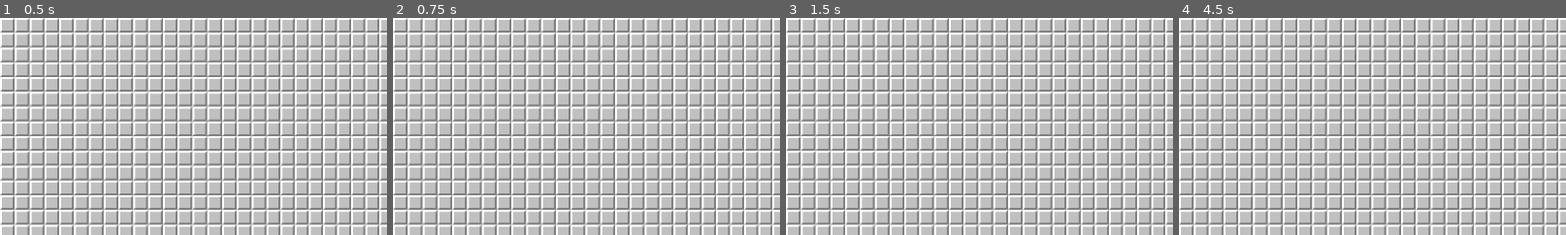
Above: before the commit, frames 1-4 (left to right).
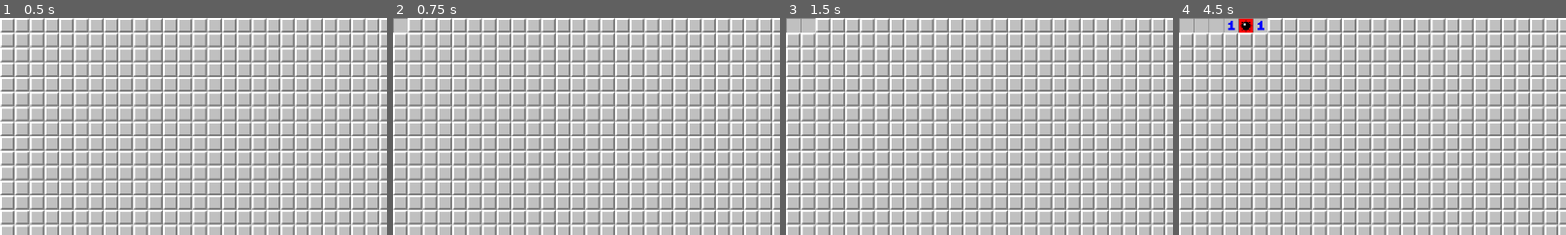
Above: after the commit, the same moments.

Repository: twig46/minesweeper
Game: Godot game, scene res://main.tscn
Two runs of this game, one before a commit and one after it. Both use one fixed random seed, a clock stepped at 60 frames per second and the inputs below.
Inputs (mouse positions are % of the whole screen's width and height, from its top left):
- Up to frame 1 (0.5 s): no input
- Up to frame 2 (0.75 s): click (1, 2) at 0.52 s
- Up to frame 3 (1.5 s): click (3, 2) at 1.27 s
- Up to frame 4 (4.5 s): click (5, 2) at 2.02 s; click (7, 2) at 2.77 s; click (9, 2) at 3.52 s; click (11, 2) at 4.27 s
The pictures show only the part of the screen within x 0-50%, y 0-50%; the shares and areas given below are measured in that part.

Frame 1 is identical in both runs. In frame 2, 0.1% of the frame differs, in the area x 0-4%, y 0-7%; in frame 3, 0.2%; in frame 4, 1.0%, in the area x 0-24%, y 0-7%.

Commit message:
Refactor minegrid and tile logic for tile interaction
Replaces spawn_mines with spawn_grid in minegrid.gd, adds mine placement and first-click logic, and implements zero_spread for revealing adjacent tiles. Updates tile.gd to use atlas textures for tile states, connects pressed signal, and updates tile appearance based on index.z. These changes improve the grid's mine placement and tile interaction mechanics.

Diff:
--- a/minegrid.gd
+++ b/minegrid.gd
@@ -3,24 +3,54 @@
 @export var gridsize:int = 3
 
 var example:TextureButton
+var first := true
+var visited := {}
 
 func _ready() -> void:
 	example = $tile
-	spawn_mines()
+	spawn_grid()
 
-func spawn_mines():
-	var index:= Vector3(0, 0, 2)
+func spawn_grid():
+	var index:= Vector3(0, 0, 0)
 	columns = gridsize
 	for i in range(pow(gridsize, 2)):
 		var newbutt = example.duplicate()
 		newbutt.index = index
+		if randi_range(1, 5) == 5:
+			newbutt.index.z = 13
 		add_child(newbutt)
 		index.x += 1
-		index.z = randi_range(0, 8)
 		if index.x >= gridsize:
 			index.y += 1
 			index.x = 0
 	example.queue_free()
 
-func clicked(buttindex: Vector3):
-	pass
+func clicked(buttindex: Vector3, tile: Control) -> void:
+	if first:
+		first = false
+		print(get_child_count())
+		for c in get_children():
+			if abs(c.index.x - buttindex.x) <= 1 and abs(c.index.y - buttindex.y) <= 1:
+				c.index.z = 0
+				c._on_pressed()
+				return
+	else:
+		for c in get_children():
+			if abs(c.index.x - buttindex.x) <= 1 and abs(c.index.y - buttindex.y) <= 1 and c.index.z == 13:
+				tile.index.z += 1
+				return
+	if buttindex.z == 0:
+		zero_spread(buttindex)
+		return
+
+
+func zero_spread(buttindex):
+	var key = str(buttindex.x) + ',' + str(buttindex.y)
+	if key in visited:
+		return
+	visited[key] = true
+
+	for c in get_children():
+		if abs(c.index.x - buttindex.x) <= 1 and abs(c.index.y - buttindex.y) <= 1 and c.index.z == 0:
+			c._on_pressed()
+			return
--- a/tile.gd
+++ b/tile.gd
@@ -4,14 +4,17 @@
 var one := preload("res://1.tres")
 
 func _ready() -> void:
-	var atlas = one.duplicate()
+	texture_normal = make_atlas(9 * 17)
 
-	texture_pressed = atlas
+	texture_pressed = make_atlas(0)
 
-	var tempregion = texture_pressed
-	tempregion.region.position.x += (index.z)*17
+	pressed.connect(_on_pressed)
 
-	texture_pressed.region = tempregion.region
+func make_atlas(x: int) -> AtlasTexture:
+	var atlas: AtlasTexture = one.duplicate(true)
+	atlas.region = Rect2(Vector2(x, 49), atlas.region.size)
+	return atlas
 
-func _on_press() -> void:
-	get_parent().clicked(index)
+func _on_pressed() -> void:
+	await get_parent().clicked(index, self)
+	texture_normal = make_atlas(index.z * 17)
